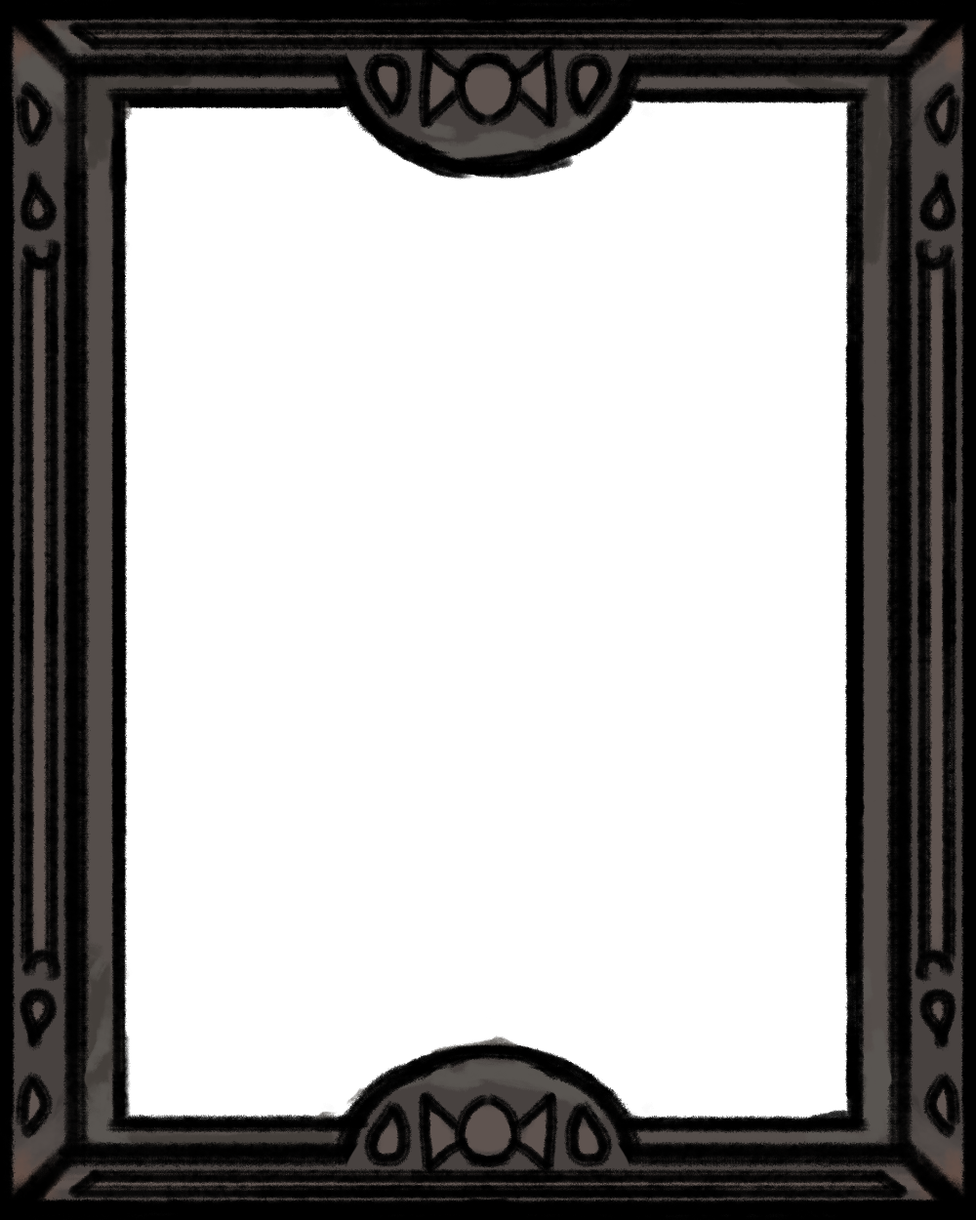
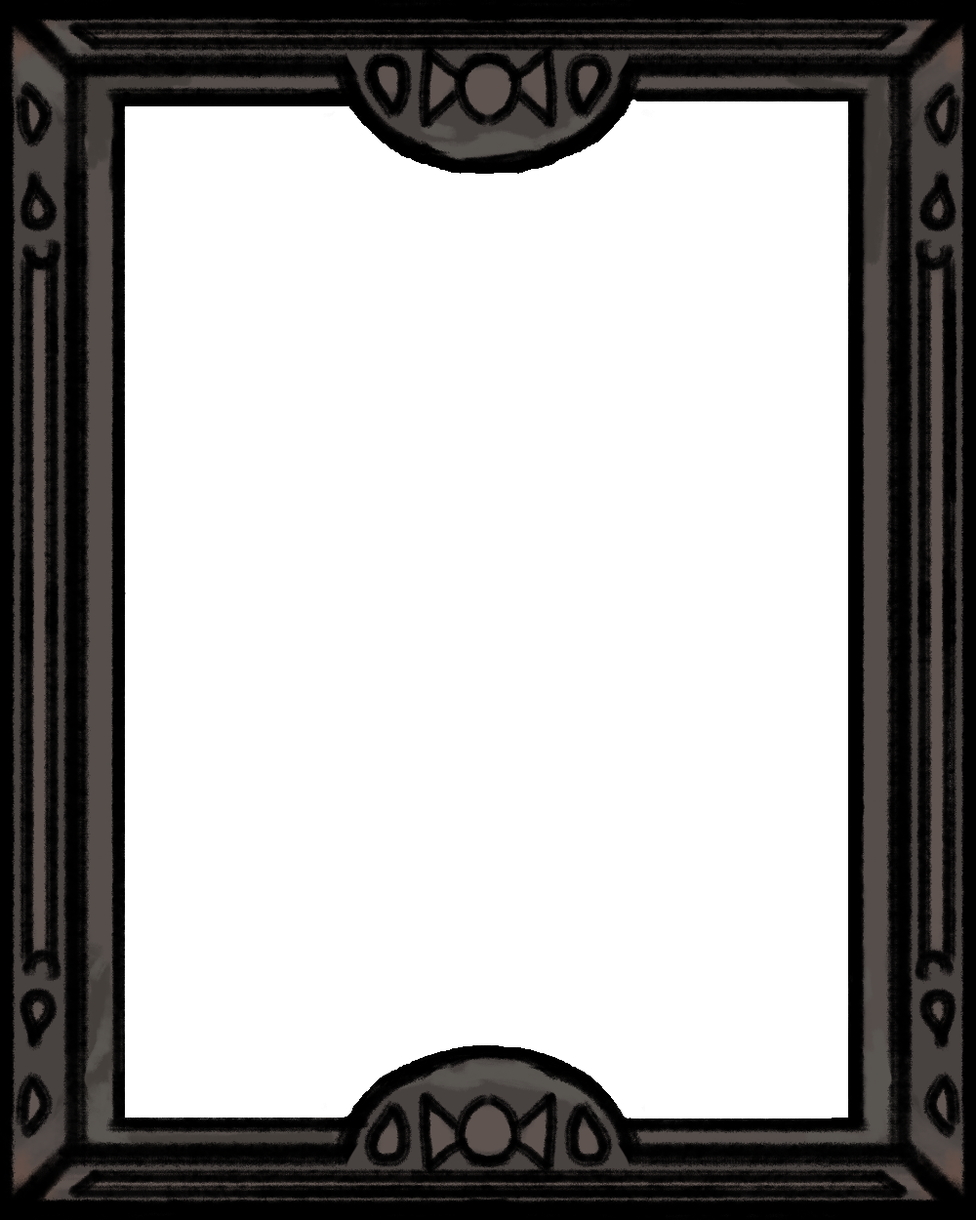
The second 976×1220 image is a revision of the first. Changes to its layers:
removed layer "Layer 1" over [114, 55, 868, 1123]
painted on "Layer 2" over [114, 55, 868, 1123]
